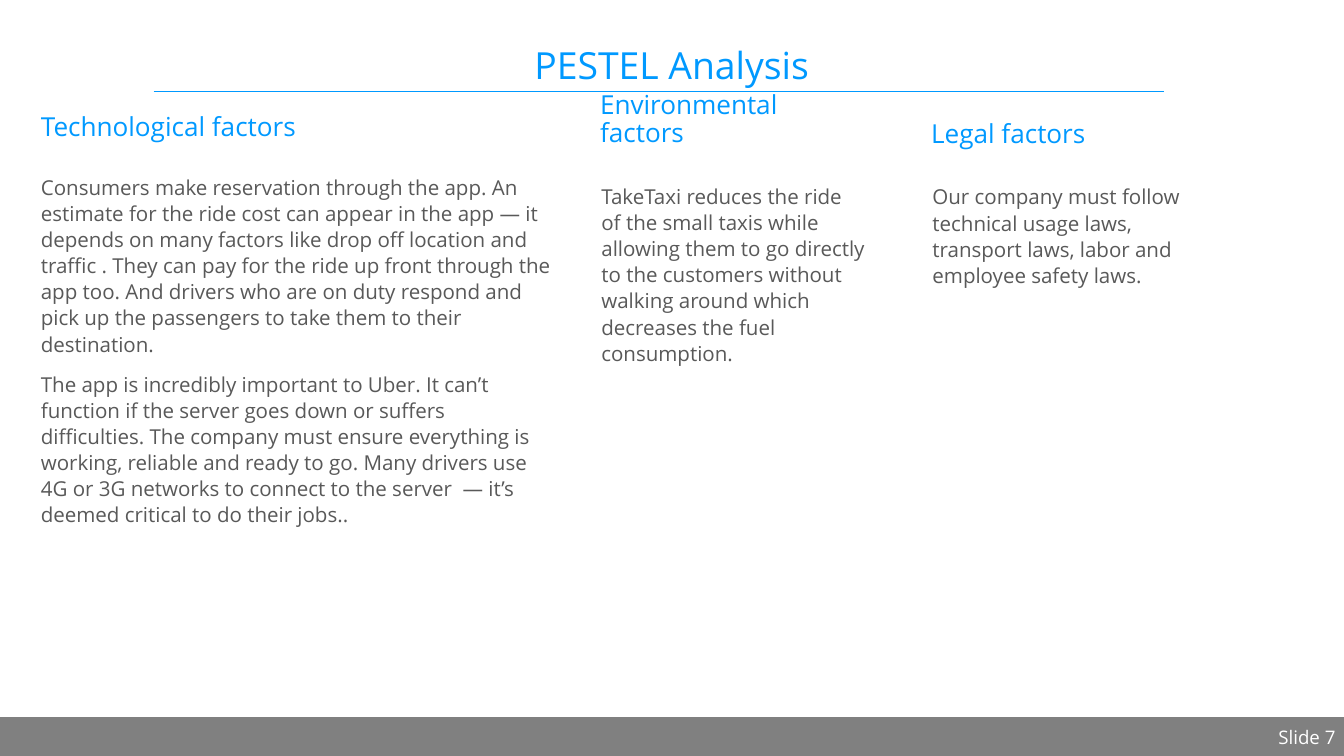
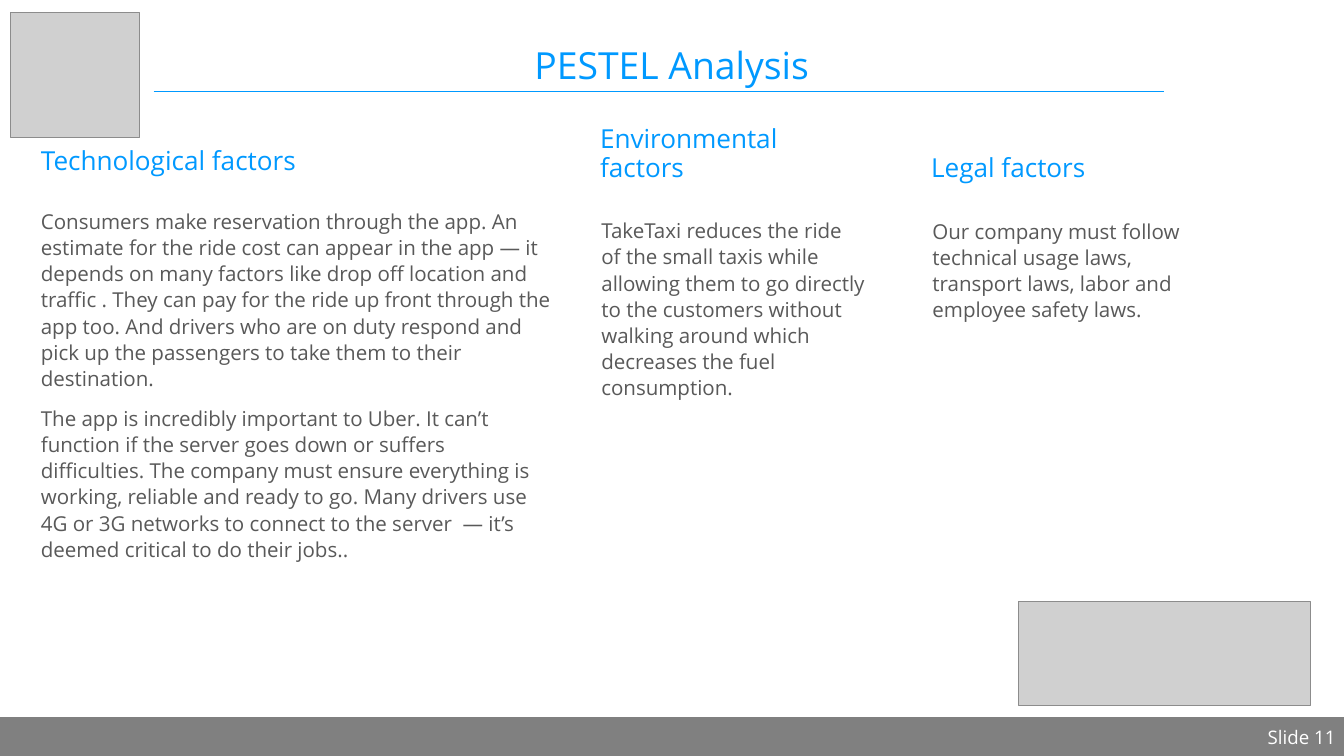
Before and after one commit to zainabaaboumoussa/taketaxi_template, a slide deck: slide 11 of Presentations/TakeTaxi_2018_2019.pptx (slide 7 before the commit). Drawn at 1344x756 pixels with LibreOffice and Linux fonts; fonts in the diff are those of the drawing; grey boxes stand for pictures; background and template pictures are left out. Boxes give left, top, right and bottom in pixels: in the first picture for what was removed or moved away, otherwise in the second. Text is boxed around its words. In the diff, an @@ line names an element or a change of style, - is before the commit and + after.

```diff
--- a/Presentations/TakeTaxi_2018_2019.pptx
+++ b/Presentations/TakeTaxi_2018_2019.pptx
@@ picture added at [11,12,139,138] @@
@@ 6 texts: place and size @@
-6 texts at [41,91,1180,527]
+6 texts at [41,128,1180,562]
@@ picture added at [1019,601,1310,705] @@
@@ page number at [1268,730,1335,744]: text changed @@
-Slide 7
+Slide 11
```
Also in this commit, not shown: 3 other slides changed, 4 slides added.
